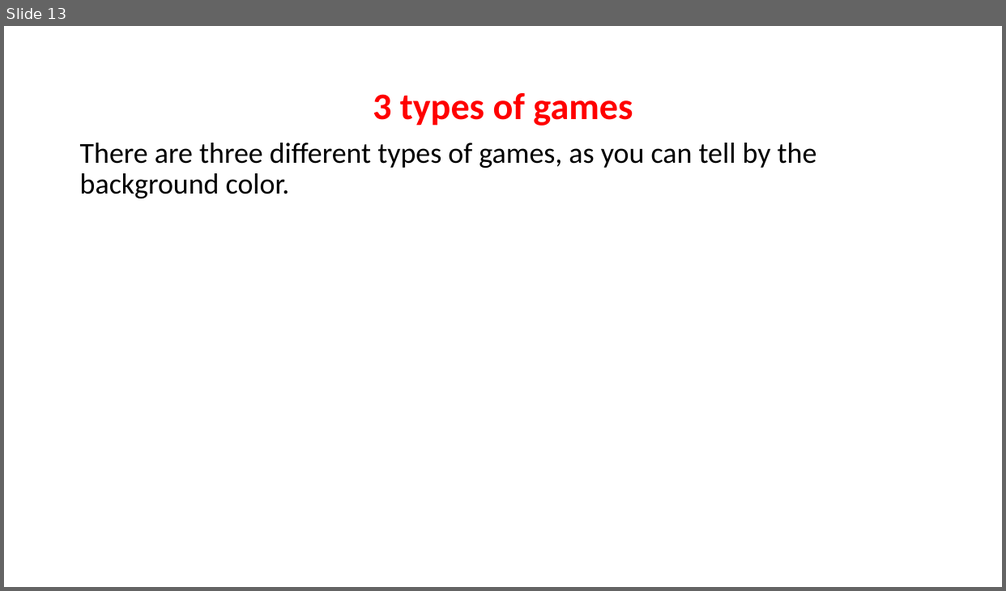
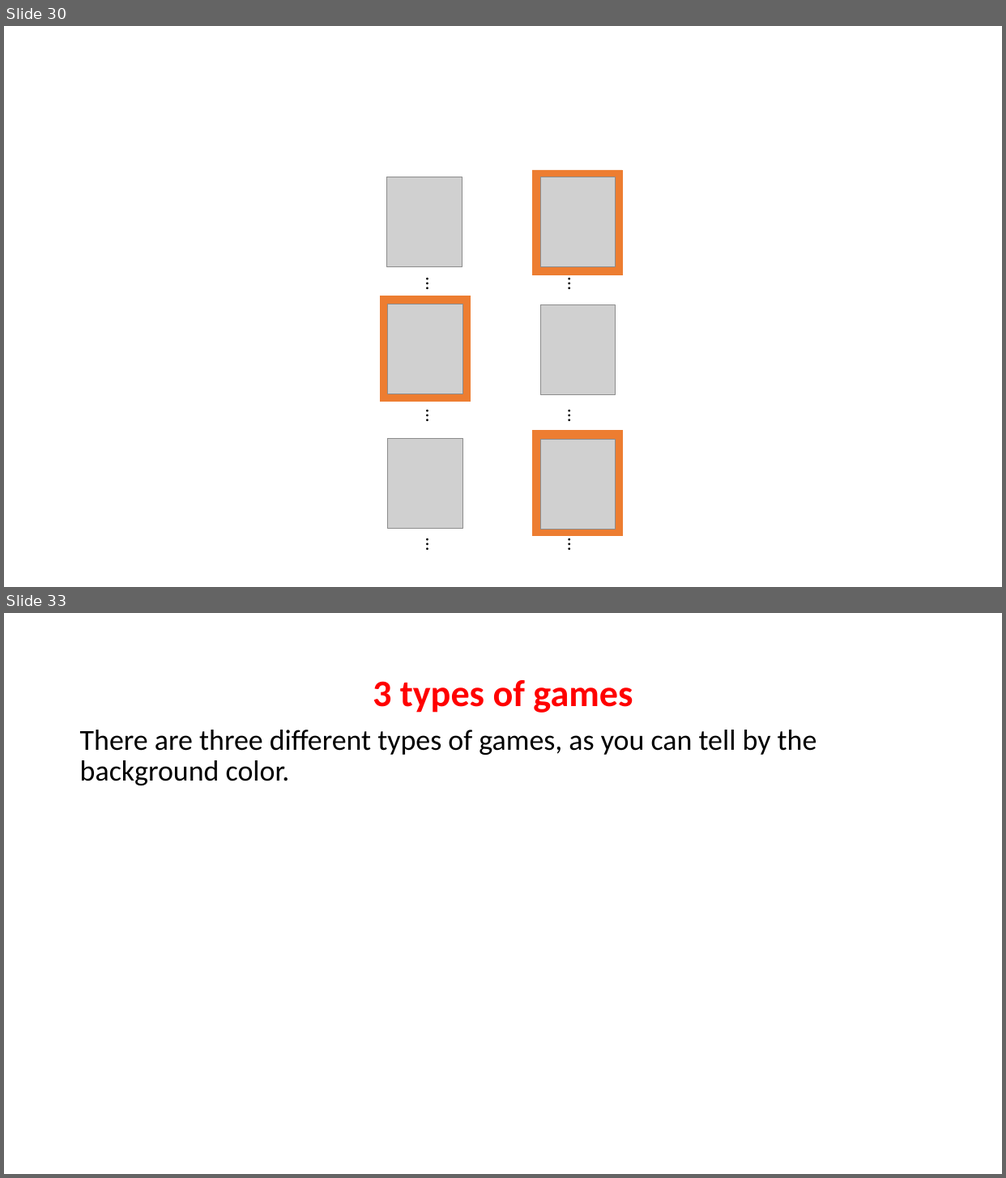
Before and after one commit to LillianXu2019/LUX-RL, a slide deck: images/task_instructions_lux.pptx. Shown one above the other, each under a label of ours: slide 13 before the commit, slides 30 and 33 after it; the slides between them are not shown. The pictures are 1006x591 and 1006x1178 pixels, drawn with LibreOffice and Linux fonts; fonts in the diff are those of the drawing; grey boxes stand for pictures. Boxes give left, top, right and bottom in pixels: in the first picture for what was removed or moved away, otherwise in the second. Text is boxed around its words. In the diff, an @@ line names an element or a change of style, - is before the commit and + after.

```diff
--- a/images/task_instructions_lux.pptx
+++ b/images/task_instructions_lux.pptx
@@ slide 30 added at [4,26,1002,587], background #FFFFFF @@
@@ rectangle added at [533,170,622,275], fill #ED7D31, outline #ED7D31 0.5 pt @@
@@ picture added at [387,177,462,267] @@
@@ picture added at [541,177,616,267] @@
@@ text added at [419,270,449,305], 18 pt, text #000000 @@
+…
@@ text added at [560,270,590,305], 18 pt, text #000000 @@
+…
@@ rectangle added at [380,297,470,401], fill #ED7D31, outline #ED7D31 0.5 pt @@
@@ picture added at [388,305,463,395] @@
@@ picture added at [541,305,616,395] @@
@@ text added at [419,402,449,437], 18 pt, text #000000 @@
+…
@@ text added at [560,402,590,437], 18 pt, text #000000 @@
+…
@@ picture added at [388,438,463,528] @@
@@ rectangle added at [533,431,622,535], fill #ED7D31, outline #ED7D31 0.5 pt @@
@@ picture added at [541,440,616,530] @@
@@ text added at [419,531,449,566], 18 pt, text #000000 @@
+…
@@ text added at [560,531,590,566], 18 pt, text #000000 @@
+…
@@ what was slide 13 is now slide 33 @@
```
Also in this commit, not shown: 6 slides changed, 15 other slides added, 1 slide removed, 29 other files.
